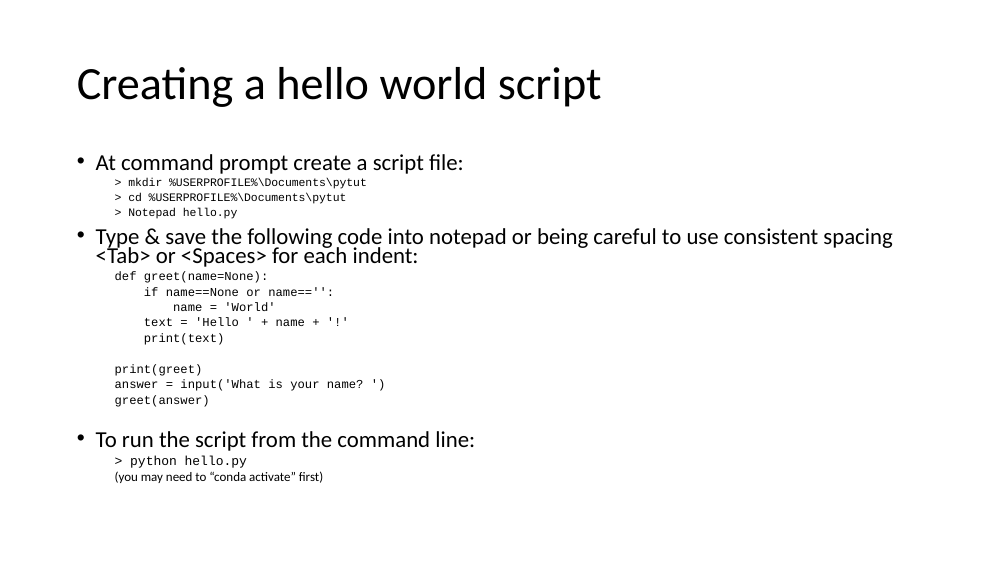
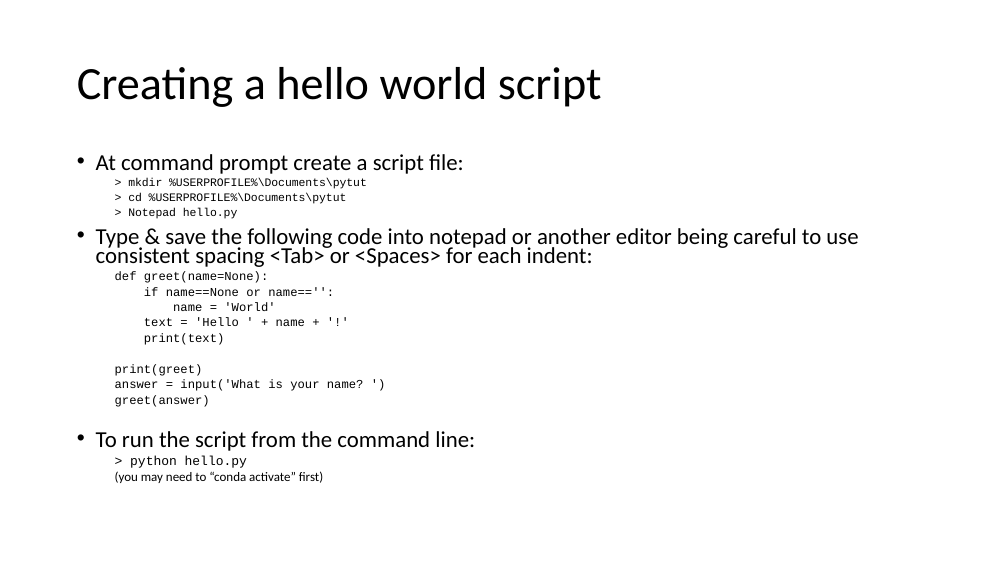
Before and after one commit to mrkbutty/PythonTutButty01, a slide deck: slide 19 of PyTut1_Intro.pptx (slide 16 before the commit). Drawn at 1008x567 pixels with LibreOffice and Linux fonts; fonts in the diff are those of the drawing. Boxes give left, top, right and bottom in pixels: in the first picture for what was removed or moved away, otherwise in the second. Text is boxed around its words. In the diff, an @@ line names an element or a change of style, - is before the commit and + after.

```diff
--- a/PyTut1_Intro.pptx
+++ b/PyTut1_Intro.pptx
@@ text at [96,228,858,267]: text changed @@
-• Type & save the following code into notepad or being careful to use consistent spacing <Tab> or <Spaces> for each indent:
+• Type & save the following code into notepad or another editor being careful to use consistent spacing <Tab> or <Spaces> for each indent:
```
Also in this commit, not shown: 16 other slides changed, 10 slides added, 6 slides removed, 33 other files.
